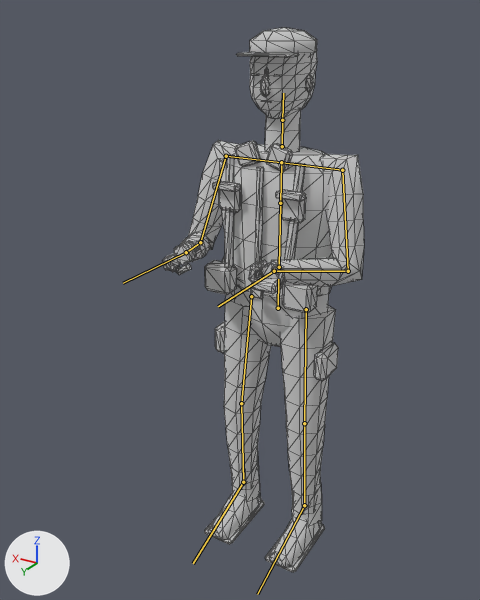
What one commit did to the glTF model ambush_loop/art/v2/models/enemy_flank_lod1.glb.
One viewpoint serves both versions: a 50 mm lens placed at (-0.965, 1.863, 1.859), pointed at (0.054, 0.165, 1.01). Every picture has the same lights, and +X, +Y and +Z are marked at lower left. The picture after the commit comes second. The bones that change, and the others that lie on the model, are drawn over the model as lines. Mesh edges are drawn as thin lines.

The first picture shows 'enemy_flank_body_lod1'.
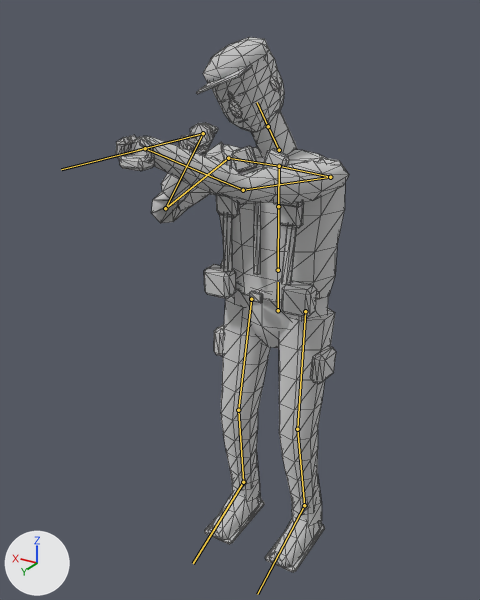
The newer file adds an action. The first version stands in its rest pose; the second is drawn at frame 4 of the action 'fire_rifle'.

The change, as a list of edits to the scene's bpy script:
```text
Change bone_pelvis:
    where bone_pelvis = bpy.data.objects['Rig.004'].pose.bones['pelvis']  # child of 'root'
    bone_pelvis.location: (0.0, 0.0, 0.0) -> (0.0, -0.008, 0.0)
    bone_pelvis.rotation_quaternion: (1.0, 0.0, 0.0, 0.0) -> (1.0, -0.017, 0.0, 0.0)  # degrees (0, 0, 0) -> degrees (-2, 0, 0)
Change bone_neck:
    where bone_neck = bpy.data.objects['Rig.004'].pose.bones['neck']  # child of 'chest'
    bone_neck.rotation_quaternion: (1.0, 0.0, 0.0, 0.0) -> (0.976, -0.122, 0.003, -0.179)  # degrees (0, 0, 0) -> degrees (-14, -2, -20)
Change bone_clavicle_l:
    where bone_clavicle_l = bpy.data.objects['Rig.004'].pose.bones['clavicle.L']  # child of 'chest'
    bone_clavicle_l.rotation_quaternion: (1.0, 0.0, 0.0, 0.0) -> (0.991, 0.002, -0.017, -0.131)  # degrees (0, 0, 0) -> degrees (1, -2, -15)
Change bone_upper_arm_l:
    where bone_upper_arm_l = bpy.data.objects['Rig.004'].pose.bones['upper_arm.L']  # child of 'clavicle.L'
    bone_upper_arm_l.rotation_quaternion: (1.0, 0.0, 0.0, 0.0) -> (0.757, 0.561, -0.084, -0.324)  # degrees (0, 0, 0) -> degrees (68, 14, -37)
Change bone_forearm_l:
    where bone_forearm_l = bpy.data.objects['Rig.004'].pose.bones['forearm.L']  # child of 'upper_arm.L'
    bone_forearm_l.rotation_quaternion: (1.0, 0.0, 0.0, 0.0) -> (0.831, -0.553, -0.005, 0.062)  # degrees (0, 0, 0) -> degrees (-67, 3, 6)
Change bone_hand_l:
    where bone_hand_l = bpy.data.objects['Rig.004'].pose.bones['hand.L']  # child of 'forearm.L'
    bone_hand_l.rotation_quaternion: (1.0, 0.0, 0.0, 0.0) -> (0.985, -0.124, 0.03, 0.119)  # degrees (0, 0, 0) -> degrees (-14, 5, 13)
Change bone_clavicle_r:
    where bone_clavicle_r = bpy.data.objects['Rig.004'].pose.bones['clavicle.R']  # child of 'chest'
    bone_clavicle_r.rotation_quaternion: (1.0, 0.0, 0.0, 0.0) -> (0.997, -0.001, 0.017, -0.07)  # degrees (0, 0, 0) -> degrees (0, 2, -8)
Change bone_upper_arm_r:
    where bone_upper_arm_r = bpy.data.objects['Rig.004'].pose.bones['upper_arm.R']  # child of 'clavicle.R'
    bone_upper_arm_r.rotation_quaternion: (1.0, 0.0, 0.0, 0.0) -> (0.884, 0.457, -0.052, 0.085)  # degrees (0, 0, 0) -> degrees (54, -10, 6)
Change bone_forearm_r:
    where bone_forearm_r = bpy.data.objects['Rig.004'].pose.bones['forearm.R']  # child of 'upper_arm.R'
    bone_forearm_r.rotation_quaternion: (1.0, 0.0, 0.0, 0.0) -> (0.963, 0.144, 0.227, 0.028)  # degrees (0, 0, 0) -> degrees (19, 25, 8)
Change bone_hand_r:
    where bone_hand_r = bpy.data.objects['Rig.004'].pose.bones['hand.R']  # child of 'forearm.R'
    bone_hand_r.rotation_quaternion: (1.0, 0.0, 0.0, 0.0) -> (0.85, -0.43, -0.139, -0.269)  # degrees (0, 0, 0) -> degrees (-48, -28, -22)
Change bone_thigh_l:
    where bone_thigh_l = bpy.data.objects['Rig.004'].pose.bones['thigh.L']  # child of 'pelvis'
    bone_thigh_l.rotation_quaternion: (1.0, 0.0, 0.0, 0.0) -> (0.998, 0.06, -0.001, -0.014)  # degrees (0, 0, 0) -> degrees (7, 0, -2)
Change bone_shin_l:
    where bone_shin_l = bpy.data.objects['Rig.004'].pose.bones['shin.L']  # child of 'thigh.L'
    bone_shin_l.rotation_quaternion: (1.0, 0.0, 0.0, 0.0) -> (0.995, -0.092, -0.003, 0.023)  # degrees (0, 0, 0) -> degrees (-11, 0, 3)
Change bone_foot_l:
    where bone_foot_l = bpy.data.objects['Rig.004'].pose.bones['foot.L']  # child of 'shin.L'
    bone_foot_l.rotation_quaternion: (1.0, 0.0, 0.0, 0.0) -> (0.999, 0.049, -0.011, -0.004)  # degrees (0, 0, 0) -> degrees (6, -1, 0)
Change bone_thigh_r:
    where bone_thigh_r = bpy.data.objects['Rig.004'].pose.bones['thigh.R']  # child of 'pelvis'
    bone_thigh_r.rotation_quaternion: (1.0, 0.0, 0.0, 0.0) -> (0.998, 0.06, 0.001, 0.014)  # degrees (0, 0, 0) -> degrees (7, 0, 2)
Change bone_shin_r:
    where bone_shin_r = bpy.data.objects['Rig.004'].pose.bones['shin.R']  # child of 'thigh.R'
    bone_shin_r.rotation_quaternion: (1.0, 0.0, 0.0, 0.0) -> (0.995, -0.092, 0.003, -0.023)  # degrees (0, 0, 0) -> degrees (-11, 0, -3)
Change bone_foot_r:
    where bone_foot_r = bpy.data.objects['Rig.004'].pose.bones['foot.R']  # child of 'shin.R'
    bone_foot_r.rotation_quaternion: (1.0, 0.0, 0.0, 0.0) -> (0.999, 0.049, 0.011, 0.004)  # degrees (0, 0, 0) -> degrees (6, 1, 0)
```

Pixel boxes (x1, y1, x2, y2) of what changed, in the pictures (480 x 600 px):
'enemy_flank_body_lod1', posed (16% wider)
    before: (163, 27, 364, 572)
    after: (116, 37, 349, 572)
bone 'pelvis', root to tip
    before: (278, 308) to (278, 279)
    after: (278, 310) to (278, 282)
bone 'neck', root to tip
    before: (282, 146) to (282, 120)
    after: (279, 150) to (268, 126)
bone 'clavicle.L', root to tip
    before: (281, 162) to (342, 170)
    after: (279, 166) to (330, 177)
bone 'upper_arm.L', root to tip
    before: (342, 170) to (348, 271)
    after: (330, 177) to (243, 190)
bone 'forearm.L', root to tip
    before: (348, 271) to (274, 271)
    after: (243, 190) to (145, 148)
bone 'hand.L', root to tip
    before: (274, 271) to (218, 306)
    after: (145, 148) to (61, 169)
bone 'clavicle.R', root to tip
    before: (281, 162) to (226, 156)
    after: (279, 166) to (228, 158)
bone 'upper_arm.R', root to tip
    before: (226, 156) to (200, 242)
    after: (228, 158) to (165, 208)
bone 'forearm.R', root to tip
    before: (200, 242) to (186, 252)
    after: (165, 208) to (203, 133)
bone 'hand.R', root to tip
    before: (186, 252) to (123, 283)
    after: (203, 133) to (138, 150)
bone 'thigh.L', root to tip
    before: (306, 309) to (304, 423)
    after: (305, 311) to (297, 429)
bone 'shin.L', root to tip
    before: (304, 423) to (304, 505)
    after: (297, 429) to (304, 505)
bone 'thigh.R', root to tip
    before: (251, 296) to (241, 403)
    after: (251, 299) to (238, 410)
bone 'shin.R', root to tip
    before: (241, 403) to (243, 482)
    after: (238, 410) to (243, 482)
